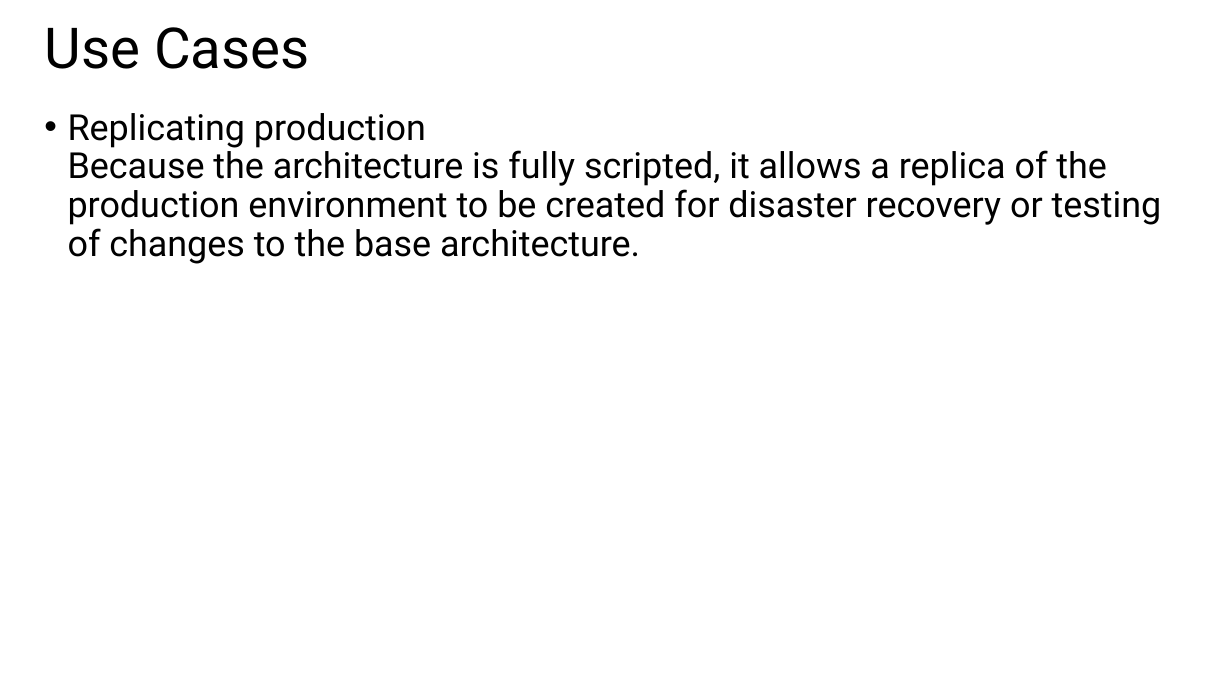
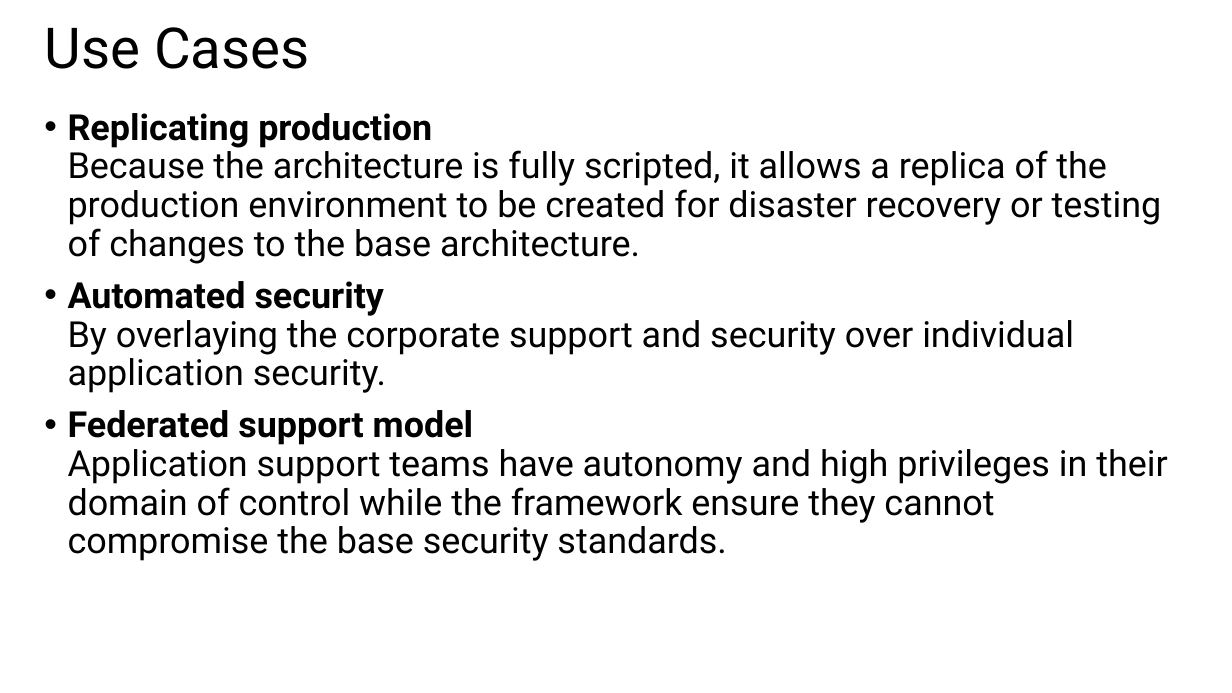
Before and after one commit to ZenMe-AU/ZBCorpArchitecture, a slide deck: slide 2 of Documentation/Corp Architecture Overview.pptx. Drawn at 1232x693 pixels with LibreOffice and Linux fonts; fonts in the diff are those of the drawing. Boxes give left, top, right and bottom in pixels: in the first picture for what was removed or moved away, otherwise in the second. Text is boxed around its words. In the diff, an @@ line names an element or a change of style, - is before the commit and + after.

```diff
--- a/Documentation/Corp Architecture Overview.pptx
+++ b/Documentation/Corp Architecture Overview.pptx
@@ text at box(68, 113, 1162, 264): bold on in "Replicating production" @@
@@ text at box(68, 281, 1167, 561): paragraphs added @@
+• Automated security
+  By overlaying the corporate support and security over individual application security.
+• Federated support model
+  Application support teams have autonomy and high privileges in their domain of control while the framework ensure they cannot compromise the base security standards.
```
Also in this commit, not shown: 3 other slides changed, 2 slides added.
